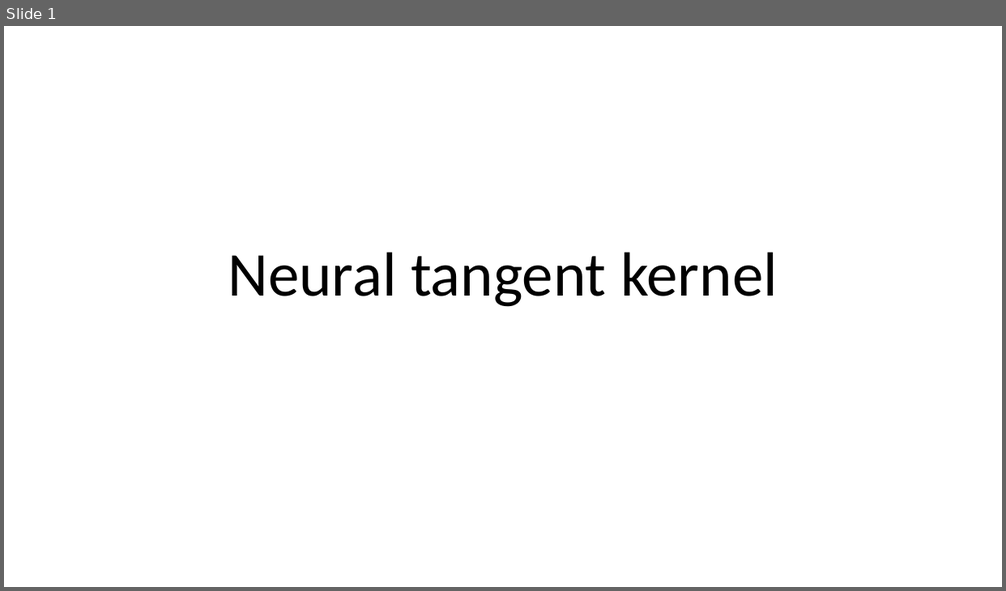
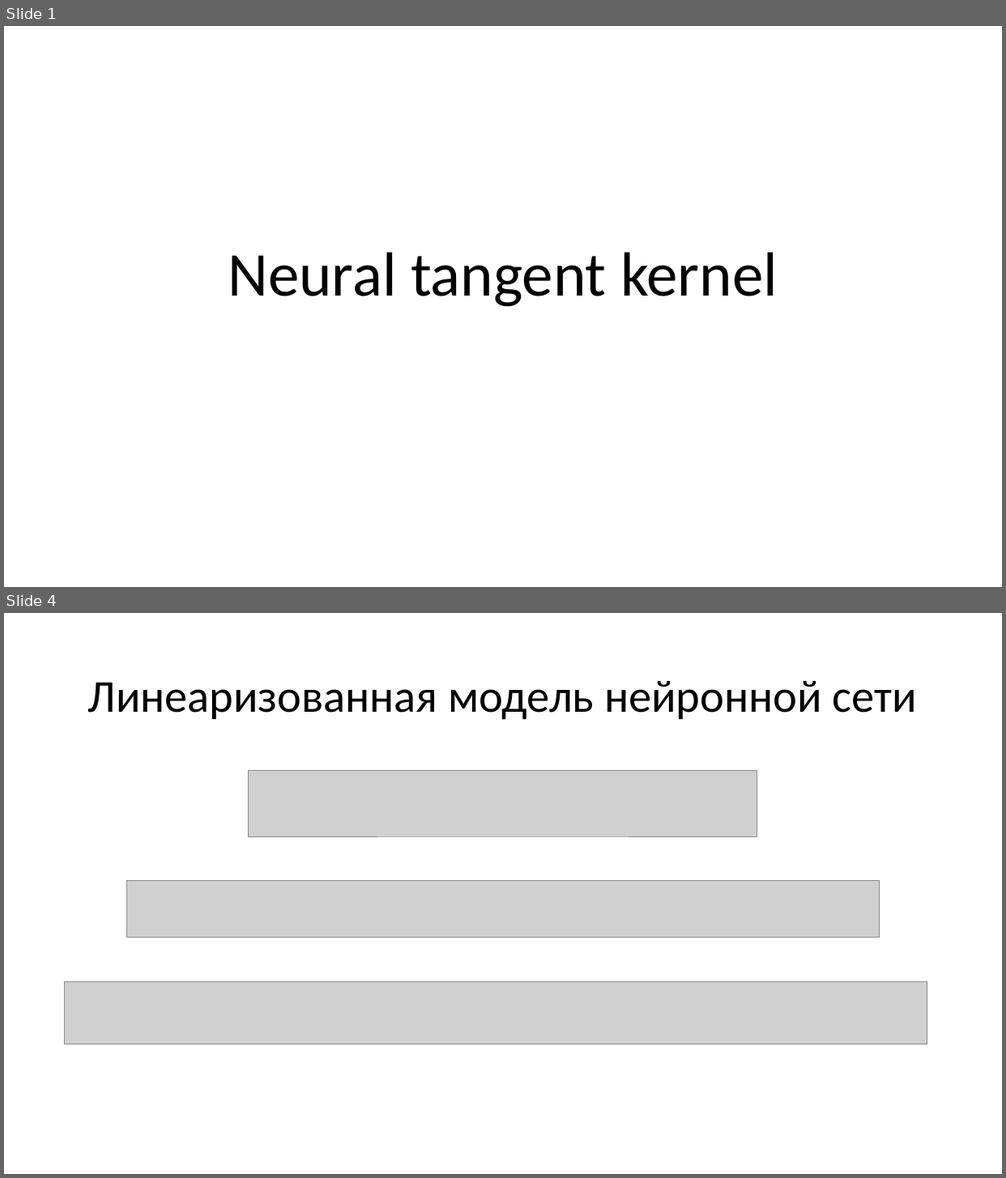
Before and after one commit to Nerkan78/NTK, a slide deck: presentation/Neural tangent kernel.pptx. Shown one above the other, each under a label of ours: slide 1 before the commit, slides 1 and 4 after it; the slides between them are not shown. The pictures are 1006x591 and 1006x1178 pixels, drawn with LibreOffice and Linux fonts; fonts in the diff are those of the drawing; grey boxes stand for pictures. Boxes give left, top, right and bottom in pixels: in the first picture for what was removed or moved away, otherwise in the second. Text is boxed around its words. In the diff, an @@ line names an element or a change of style, - is before the commit and + after.

```diff
--- a/presentation/Neural tangent kernel.pptx
+++ b/presentation/Neural tangent kernel.pptx
@@ slide 4 added at [4,613,1002,1174], background #FFFFFF @@
@@ title added at [88,681,917,720], 44 pt, text #000000 @@
+Линеаризованная модель нейронной сети
@@ picture added at [249,770,758,837] @@
@@ picture added at [127,881,879,938] @@
@@ picture added at [65,982,927,1044] @@
```
Also in this commit, not shown: 2 slides changed, 5 other slides added, 4 slides removed, 1 other file.
